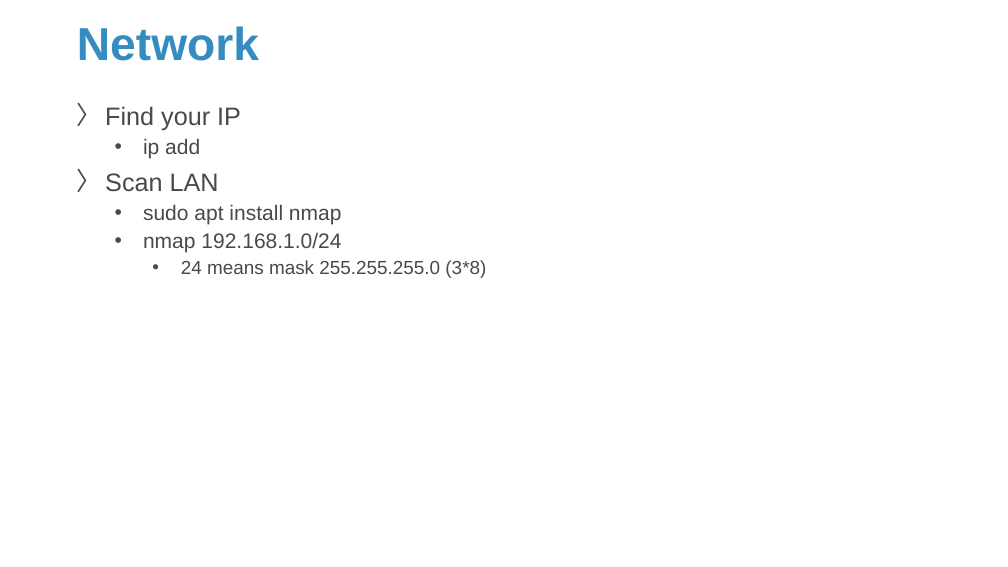
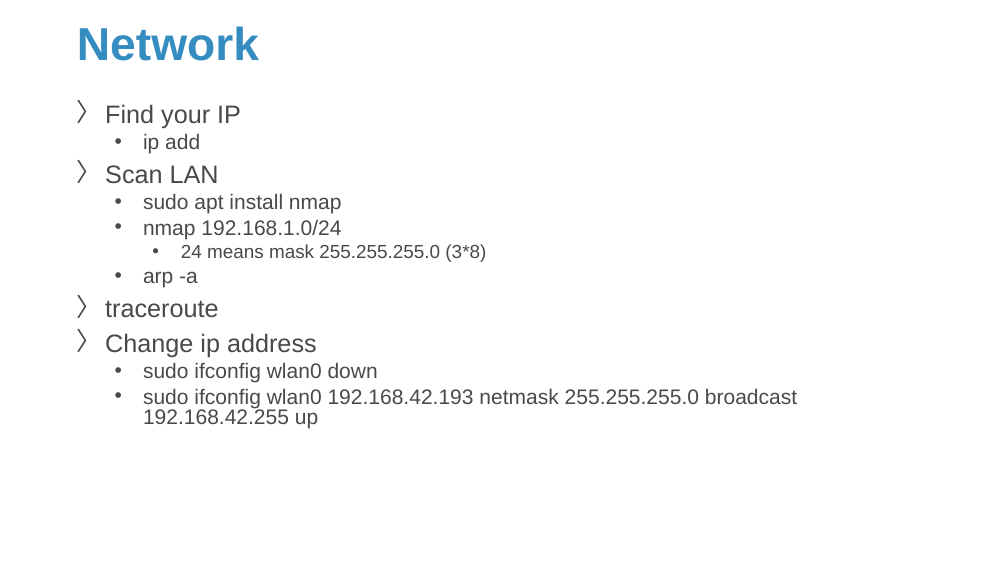
Before and after one commit to Sparks-Lu/TechNotes, a slide deck: slide 16 of Linux/Linux_Notes.pptx (slide 33 before the commit). Drawn at 1008x567 pixels with LibreOffice and Linux fonts; fonts in the diff are those of the drawing; background and template pictures are left out. Boxes give left, top, right and bottom in pixels: in the first picture for what was removed or moved away, otherwise in the second. Text is boxed around its words. In the diff, an @@ line names an element or a change of style, - is before the commit and + after.

```diff
--- a/Linux/Linux_Notes.pptx
+++ b/Linux/Linux_Notes.pptx
@@ text at (x1=105, y1=104, x2=486, y2=262): line spacing 0.9 to 0.8 @@
@@ text at (x1=105, y1=271, x2=797, y2=428): paragraphs added @@
+  • arp -a
+〉 traceroute
+〉 Change ip address
+  • sudo ifconfig wlan0 down
+  • sudo ifconfig wlan0 192.168.42.193 netmask 255.255.255.0 broadcast 192.168.42.255 up
```
Also in this commit, not shown: 19 other slides changed, 19 slides added, 41 other files.
